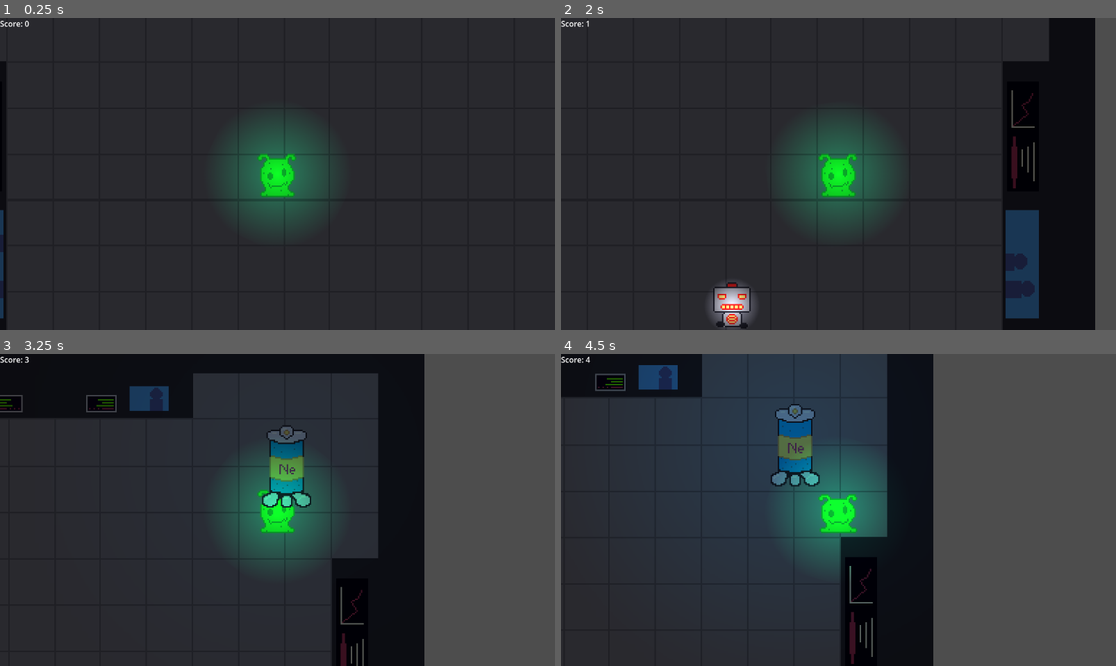
Above: before the commit, frames 1-4 (two rows, left to right).
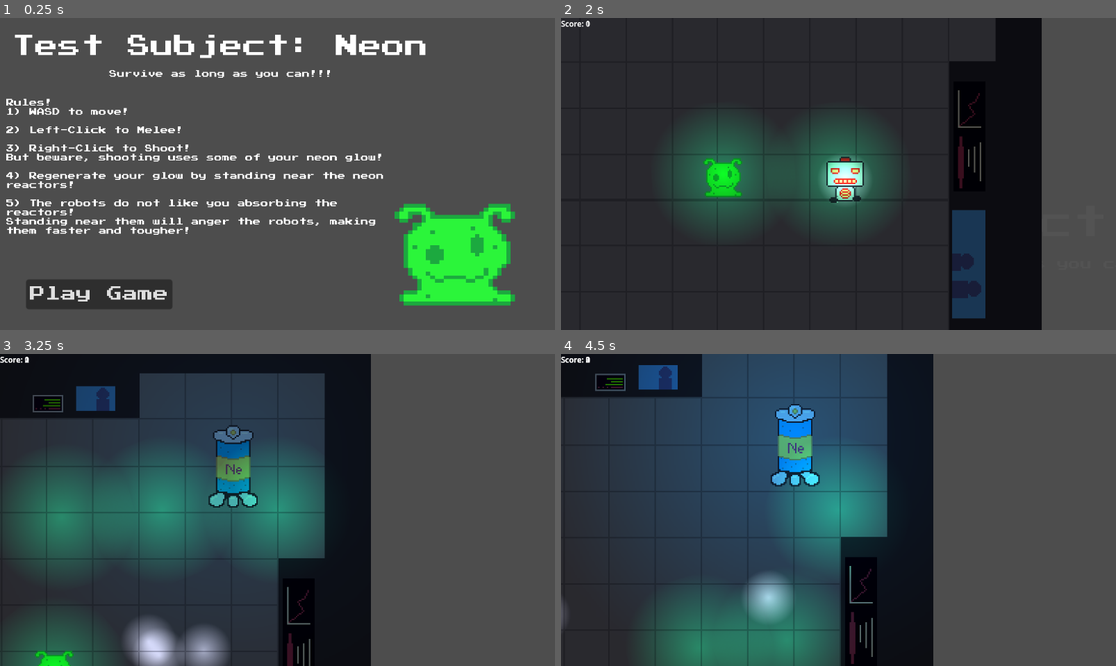
Above: after the commit, the same moments.

Repository: ACM-Game-Dev/FullyhacksSpring2024
Game: Godot game, scene res://start_menu.tscn
Two runs of this game, one before a commit and one after it. Both use one fixed random seed, a clock stepped at 60 frames per second and the inputs below. Before the commit the project starts from res://map.tscn.
Inputs (mouse positions are in pixels of both pictures, inside the frame that each line leads up to):
- Up to frame 1 (0.25 s): no input
- Up to frame 2 (2 s): click (660, 295) at 0.5 s, where only the run after the commit has a clickable "Play Game"; tap Enter at 1.25 s; move the mouse to (960, 158) at 1.27 s; hold D (move_right) from 1.28 s (still down); click (960, 158) at 1.42 s
- Up to frame 3 (3.25 s): tap Enter at 2, 2.75 s; move the mouse to (166, 525) at 2.02 s; release D (move_right) at 2.03 s; hold W (move_down) 2.03-2.78 s; move the mouse to (333, 441) at 2.77 s; hold D (move_right) from 2.78 s (still down)
- Up to frame 4 (4.5 s): tap Enter at 3.5, 4.25 s; move the mouse to (810, 572) at 3.52 s; release D (move_right) at 3.53 s; hold S (move_up) 3.53-4.28 s; click (810, 572) at 3.67 s; move the mouse to (1005, 556) at 4.27 s; hold A (move_left) from 4.28 s (still down)

The runs differ from the first frame. In frame 1, 98% of the frame differs, in the area x 0-100%, y 0-100%; in frame 2, 28%; in frame 3, 42%; in frame 4, 22%.

Commit message:
made a primitive start menu

Diff:
--- /dev/null
+++ b/FullyHacks/StartMenu.gd
@@ -0,0 +1,18 @@
+extends Control
+
+
+var mapScene = preload("res://map.tscn")
+# Called when the node enters the scene tree for the first time.
+func _ready():
+	pass
+
+
+# Called every frame. 'delta' is the elapsed time since the previous frame.
+func _process(delta):
+	pass
+
+
+func _on_button_pressed():
+	var game_scene = mapScene.instantiate()
+
+	get_tree().root.add_child(game_scene)
--- a/FullyHacks/project.godot
+++ b/FullyHacks/project.godot
@@ -11,7 +11,7 @@
 [application]
 
 config/name="FullyHacks"
-run/main_scene="res://map.tscn"
+run/main_scene="res://start_menu.tscn"
 config/features=PackedStringArray("4.2", "Forward Plus")
 config/icon="res://icon.svg"
 
--- /dev/null
+++ b/FullyHacks/start_menu.tscn
@@ -0,0 +1,94 @@
+[gd_scene load_steps=7 format=3 uid="uid://wv2sa2hytkaw"]
+
+[ext_resource type="Script" path="res://StartMenu.gd" id="1_oymen"]
+[ext_resource type="FontFile" uid="uid://c8mcrkdw8rx5p" path="res://font.ttf" id="2_5e80g"]
+[ext_resource type="Texture2D" uid="uid://be4mfn1gsfckw" path="res://Art/player_spritesheet.png" id="3_i08n5"]
+
+[sub_resource type="AtlasTexture" id="AtlasTexture_h3mxf"]
+atlas = ExtResource("3_i08n5")
+region = Rect2(0, 72, 36, 36)
+
+[sub_resource type="AtlasTexture" id="AtlasTexture_2g431"]
+atlas = ExtResource("3_i08n5")
+region = Rect2(36, 72, 36, 36)
+
+[sub_resource type="SpriteFrames" id="SpriteFrames_dm3ib"]
+animations = [{
+"frames": [{
+"duration": 1.0,
+"texture": SubResource("AtlasTexture_h3mxf")
+}, {
+"duration": 1.0,
+"texture": SubResource("AtlasTexture_2g431")
+}],
+"loop": true,
+"name": &"default",
+"speed": 5.0
+}]
+
+[node name="StartMenu" type="Control"]
+layout_mode = 3
+anchors_preset = 0
+offset_right = 40.0
+offset_bottom = 40.0
+script = ExtResource("1_oymen")
+
+[node name="Button" type="Button" parent="."]
+layout_mode = 0
+offset_left = 54.0
+offset_top = 543.0
+offset_right = 206.0
+offset_bottom = 574.0
+scale = Vector2(2, 2)
+theme_override_fonts/font = ExtResource("2_5e80g")
+text = "Play Game"
+
+[node name="Label" type="Label" parent="."]
+layout_mode = 0
+offset_left = 25.0
+offset_top = 35.0
+offset_right = 325.0
+offset_bottom = 56.0
+scale = Vector2(3, 3)
+theme_override_fonts/font = ExtResource("2_5e80g")
+text = "Test Subject: Neon"
+
+[node name="Sprite2D" type="Sprite2D" parent="."]
+
+[node name="AnimatedSprite2D" type="AnimatedSprite2D" parent="."]
+position = Vector2(949, 472)
+scale = Vector2(9.25, 7.83333)
+sprite_frames = SubResource("SpriteFrames_dm3ib")
+autoplay = "default"
+
+[node name="Label2" type="Label" parent="."]
+layout_mode = 0
+offset_left = 13.0
+offset_top = 168.0
+offset_right = 842.0
+offset_bottom = 519.0
+theme_override_fonts/font = ExtResource("2_5e80g")
+text = "Rules!
+1) WASD to move!
+
+2) Left-Click to Melee!
+
+3) Right-Click to Shoot!
+But beware, shooting uses some of your neon glow!
+
+4) Regenerate your glow by standing near the neon reactors!
+
+5) The robots do not like you absorbing the reactors!
+Standing near them will anger the robots, making them faster and tougher!"
+autowrap_mode = 3
+
+[node name="Label3" type="Label" parent="."]
+layout_mode = 0
+offset_left = 227.0
+offset_top = 108.0
+offset_right = 691.0
+offset_bottom = 131.0
+theme_override_fonts/font = ExtResource("2_5e80g")
+text = "Survive as long as you can!!!"
+
+[connection signal="pressed" from="Button" to="." method="_on_button_pressed"]
Binary file added: FullyHacks/font.ttf
Not shown, added: FullyHacks/font.ttf.import
